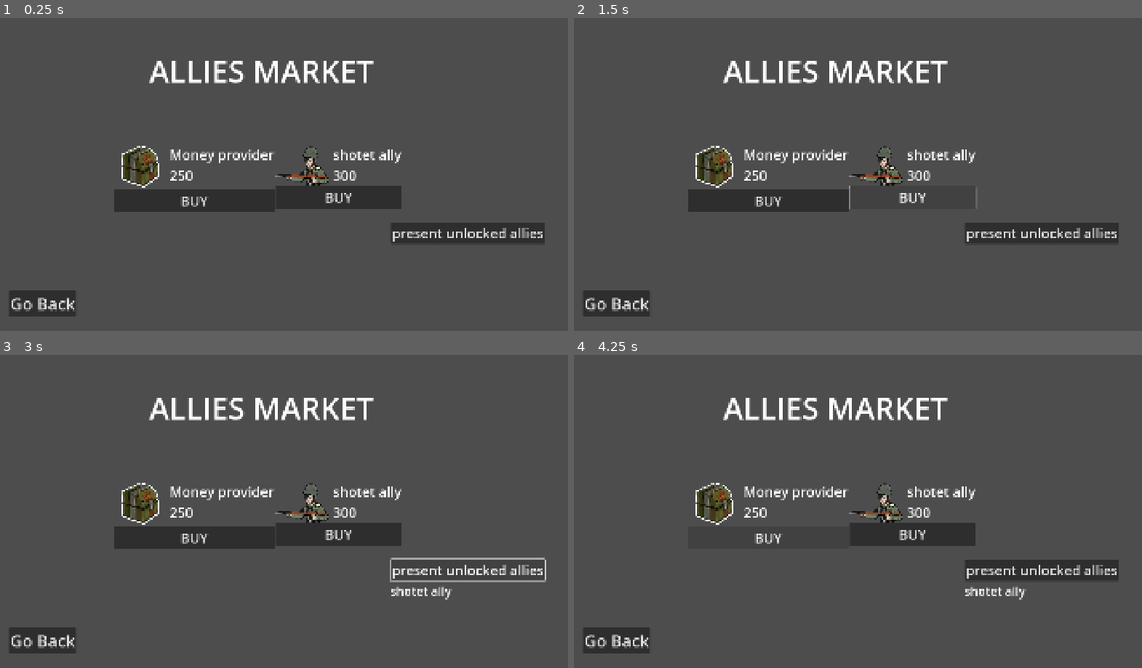
Above: before the commit, frames 1-4 (two rows, left to right).
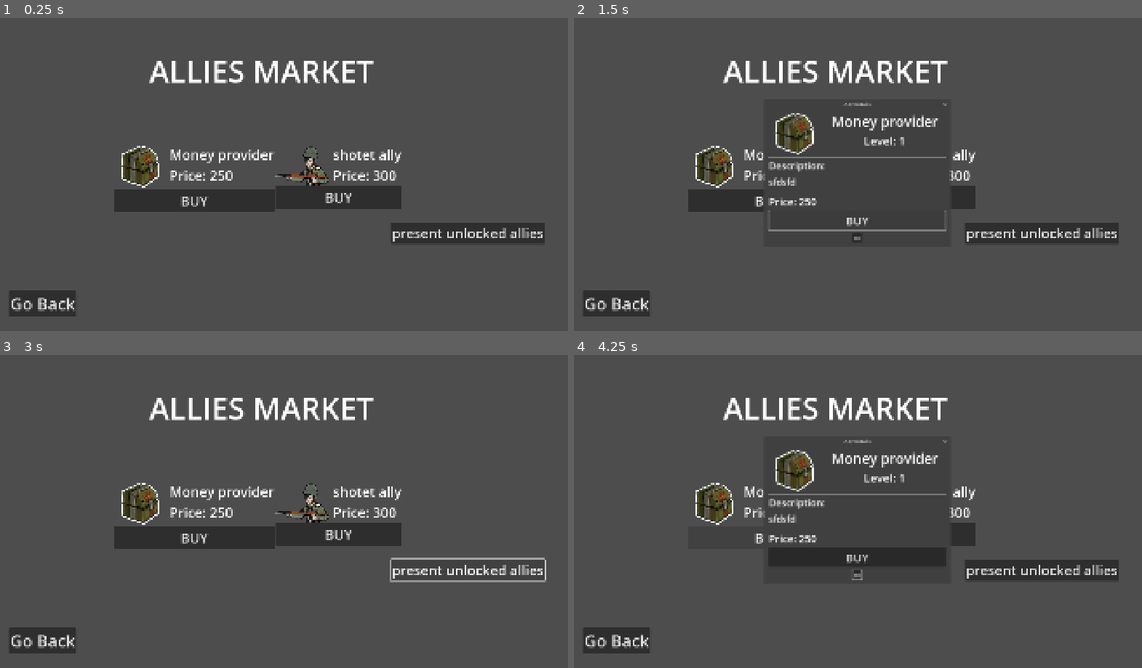
Above: after the commit, the same moments.

Repository: diablohumastudio/NvC-Data-Systems
Game: Godot game, scene res://screens/allies_market/allies_market.tscn
Two runs of this game, one before a commit and one after it. Both use one fixed random seed, a clock stepped at 60 frames per second and the inputs below. This scene is started directly instead of the project's main scene. The engine's default icon, where the game draws it, is replaced by a stand-in: a white triangle on a blue panel in a dark square.
Inputs (mouse positions are in pixels of both pictures, inside the frame that each line leads up to):
- Up to frame 1 (0.25 s): no input
- Up to frame 2 (1.5 s): click "BUY" at 0.5 s; click "BUY" at 1.25 s
- Up to frame 3 (3 s): click (284, 574) at 2 s, where only the run after the commit has a clickable "OK"; click "present unlocked allies" at 2.75 s
- Up to frame 4 (4.25 s): click "BUY" at 3.5 s

The runs differ from the first frame. In frame 1, 0.4% of the frame differs, in the area x 29-70%, y 48-52%; in frame 2, 3.0%; in frame 3, 0.6%; in frame 4, 4.6%, in the area x 29-80%, y 27-79%.
Error before the commit: Invalid access to property or key 'allies_inventory' on a base object of type 'Nil'. (res://data/allies/model/ally.gd:18)
Error after the commit: Invalid access to property or key 'allies_inventory' on a base object of type 'Nil'. (res://data/allies/model/ally.gd:19)

Commit message:
a popup implemented for unloking and upgreading allyes in allies market. claude.md created

Diff:
--- a/data/allies/model/ally.gd
+++ b/data/allies/model/ally.gd
@@ -8,6 +8,7 @@
 @export var description: String
 @export var thumbnail: Texture2D
 @export var price: int
+@export var upgrade_price: int = 100
 
 @export var ud_ally: UDAlly : set = _set_ud_ally
 
--- a/screens/allies_market/allies_market.gd
+++ b/screens/allies_market/allies_market.gd
@@ -9,7 +9,11 @@
 	for ally in allies:
 		var new_ally_presenter: MarketAllyPresenter = load("res://screens/allies_market/market_ally_presenter/market_ally_presenter.tscn").instantiate()
 		new_ally_presenter.ally = ally
+		new_ally_presenter.ally_details_requested.connect(_on_ally_details_requested)
 		%MAPContainer.add_child(new_ally_presenter)
+
+func _on_ally_details_requested(ally: Ally) -> void:
+	%AllyDetailsPopup.show_ally_details(ally)
 
 func _on_go_back_btn_pressed() -> void:
 	SMS.change_scene(GC.SCREENS_UIDS.MENU)
--- a/screens/allies_market/allies_market.tscn
+++ b/screens/allies_market/allies_market.tscn
@@ -1,8 +1,9 @@
-[gd_scene load_steps=4 format=3 uid="uid://d25cnc38vhdvn"]
+[gd_scene load_steps=5 format=3 uid="uid://d25cnc38vhdvn"]
 
 [ext_resource type="Script" uid="uid://cm6ttotc04vt3" path="res://screens/allies_market/allies_market.gd" id="1_fgbw5"]
 [ext_resource type="PackedScene" uid="uid://cn2bbomafg8ko" path="res://screens/allies_market/market_ally_presenter/market_ally_presenter.tscn" id="1_tbd4s"]
 [ext_resource type="Resource" uid="uid://dnxrv0styygjo" path="res://data/allies/data/money_provider.tres" id="2_c2b2q"]
+[ext_resource type="PackedScene" uid="uid://dlt8q7h5npwt5" path="res://screens/allies_market/ally_details_popup/ally_details_popup.tscn" id="3_popup"]
 
 [node name="AlliesMarket" type="Control"]
 layout_mode = 3
@@ -67,5 +68,8 @@
 layout_mode = 2
 theme_override_font_sizes/font_size = 40
 
+[node name="AllyDetailsPopup" parent="." instance=ExtResource("3_popup")]
+unique_name_in_owner = true
+
 [connection signal="pressed" from="GoBackBtn" to="." method="_on_go_back_btn_pressed"]
 [connection signal="pressed" from="VBoxContainer/PresentUnlockedAlliesButton" to="." method="_on_present_unlocked_allies_button_pressed"]
--- /dev/null
+++ b/screens/allies_market/ally_details_popup/ally_details_popup.gd
@@ -0,0 +1,58 @@
+class_name AllyDetailsPopup extends AcceptDialog
+
+var ally: Ally : set = _set_ally
+
+func _set_ally(new_value: Ally) -> void:
+	ally = new_value
+	if ally:
+		_update_visuals()
+
+func _update_visuals() -> void:
+	if !ally:
+		return
+
+	# Update basic info
+	%AllyName.text = ally.ally_name
+	%AllyDescription.text = ally.description
+	if ally.thumbnail:
+		%AllyThumbnail.texture = ally.thumbnail
+
+	# Update level info
+	%AllyLevel.text = "Level: " + str(ally.ud_ally.level)
+
+	# Update buttons based on ally state
+	_update_buttons()
+
+func _update_buttons() -> void:
+	if ally.ud_ally.locked:
+		# Ally is locked - show buy button
+		%BuyButton.visible = true
+		%UpgradeButton.visible = false
+		%PriceLabel.text = "Price: " + str(ally.price)
+	else:
+		# Ally is unlocked - show upgrade button
+		%BuyButton.visible = false
+		%UpgradeButton.visible = true
+
+		var current_level = ally.ud_ally.level
+		var next_level = current_level + 1
+		%UpgradeButton.text = "Upgrade from lvl " + str(current_level) + " to lvl " + str(next_level)
+		%PriceLabel.text = "Upgrade Price: " + str(ally.upgrade_price)
+
+func _on_buy_button_pressed() -> void:
+	if ally && ally.ud_ally.locked:
+		# Trigger buy action
+		ACS.set_action(Action.new(Action.TYPES.UNLOCK_ALLY, Action.PayUnlockAlly.new(ally.id)))
+		# Update visuals after purchase
+		_update_buttons()
+
+func _on_upgrade_button_pressed() -> void:
+	if ally && !ally.ud_ally.locked:
+		# Trigger upgrade action
+		ACS.set_action(Action.new(Action.TYPES.UPGRADE_ALLY, Action.PayUpgradeAlly.new(ally.id)))
+		# Update visuals after upgrade
+		_update_visuals()
+
+func show_ally_details(target_ally: Ally) -> void:
+	ally = target_ally
+	popup_centered()
--- /dev/null
+++ b/screens/allies_market/ally_details_popup/ally_details_popup.tscn
@@ -0,0 +1,99 @@
+[gd_scene load_steps=2 format=3 uid="uid://dlt8q7h5npwt5"]
+
+[ext_resource type="Script" uid="uid://tspoh88fcy14" path="res://screens/allies_market/ally_details_popup/ally_details_popup.gd" id="1_popup_script"]
+
+[node name="AllyDetailsPopup" type="AcceptDialog"]
+title = "Ally Details"
+initial_position = 1
+size = Vector2i(600, 500)
+script = ExtResource("1_popup_script")
+
+[node name="VBoxContainer" type="VBoxContainer" parent="."]
+anchors_preset = 15
+anchor_right = 1.0
+anchor_bottom = 1.0
+offset_left = 8.0
+offset_top = 8.0
+offset_right = -8.0
+offset_bottom = -49.0
+grow_horizontal = 2
+grow_vertical = 2
+
+[node name="HeaderContainer" type="HBoxContainer" parent="VBoxContainer"]
+layout_mode = 2
+
+[node name="AllyThumbnail" type="TextureRect" parent="VBoxContainer/HeaderContainer"]
+unique_name_in_owner = true
+custom_minimum_size = Vector2(120, 120)
+layout_mode = 2
+
+[node name="VBoxContainer" type="VBoxContainer" parent="VBoxContainer/HeaderContainer"]
+layout_mode = 2
+size_flags_horizontal = 3
+
+[node name="AllyName" type="Label" parent="VBoxContainer/HeaderContainer/VBoxContainer"]
+unique_name_in_owner = true
+layout_mode = 2
+theme_override_font_sizes/font_size = 46
+text = "Ally Name"
+horizontal_alignment = 1
+
+[node name="AllyLevel" type="Label" parent="VBoxContainer/HeaderContainer/VBoxContainer"]
+unique_name_in_owner = true
+layout_mode = 2
+theme_override_font_sizes/font_size = 38
+text = "Level: 1"
+horizontal_alignment = 1
+
+[node name="HSeparator" type="HSeparator" parent="VBoxContainer"]
+layout_mode = 2
+
+[node name="DescriptionContainer" type="VBoxContainer" parent="VBoxContainer"]
+layout_mode = 2
+size_flags_vertical = 3
+
+[node name="DescriptionLabel" type="Label" parent="VBoxContainer/DescriptionContainer"]
+layout_mode = 2
+theme_override_font_sizes/font_size = 32
+text = "Description:"
+
+[node name="AllyDescription" type="Label" parent="VBoxContainer/DescriptionContainer"]
+unique_name_in_owner = true
+layout_mode = 2
+size_flags_vertical = 3
+theme_override_font_sizes/font_size = 30
+text = "Ally description here..."
+vertical_alignment = 1
+autowrap_mode = 2
+
+[node name="HSeparator2" type="HSeparator" parent="VBoxContainer"]
+layout_mode = 2
+
+[node name="ActionsContainer" type="VBoxContainer" parent="VBoxContainer"]
+layout_mode = 2
+
+[node name="PriceContainer" type="HBoxContainer" parent="VBoxContainer/ActionsContainer"]
+layout_mode = 2
+
+[node name="PriceLabel" type="Label" parent="VBoxContainer/ActionsContainer/PriceContainer"]
+unique_name_in_owner = true
+layout_mode = 2
+size_flags_horizontal = 3
+theme_override_font_sizes/font_size = 34
+text = "Price: 500"
+
+[node name="BuyButton" type="Button" parent="VBoxContainer/ActionsContainer"]
+unique_name_in_owner = true
+layout_mode = 2
+theme_override_font_sizes/font_size = 38
+text = "BUY"
+
+[node name="UpgradeButton" type="Button" parent="VBoxContainer/ActionsContainer"]
+unique_name_in_owner = true
+visible = false
+layout_mode = 2
+theme_override_font_sizes/font_size = 38
+text = "Upgrade from lvl 1 to lvl 2"
+
+[connection signal="pressed" from="VBoxContainer/ActionsContainer/BuyButton" to="." method="_on_buy_button_pressed"]
+[connection signal="pressed" from="VBoxContainer/ActionsContainer/UpgradeButton" to="." method="_on_upgrade_button_pressed"]
--- a/screens/allies_market/market_ally_presenter/market_ally_presenter.gd
+++ b/screens/allies_market/market_ally_presenter/market_ally_presenter.gd
@@ -1,5 +1,7 @@
 @tool
 class_name MarketAllyPresenter extends VBoxContainer
+
+signal ally_details_requested(ally: Ally)
 
 @export var ally: Ally : set = _set_ally
 
@@ -11,10 +13,12 @@
 	if ally.thumbnail:
 		%AllyThumbnail.texture = ally.thumbnail
 	%AllyName.text = ally.ally_name
-	%AllyPrice.text = str(ally.price)
 	if ally.ud_ally.locked == false:
-		%AllyPrice.text = "ALREADY BUYED"
-		%BuyBtn.disabled = true
+		%AllyPrice.text = "OWNED - Level " + str(ally.ud_ally.level)
+		%DetailsBtn.text = "UPGRADE"
+	else:
+		%AllyPrice.text = "Price: " + str(ally.price)
+		%DetailsBtn.text = "BUY"
 
-func _on_buy_btn_pressed() -> void:
-	ACS.set_action(Action.new(Action.TYPES.UNLOCK_ALLY, Action.PayUnlockAlly.new(ally.id)))
+func _on_details_btn_pressed() -> void:
+	ally_details_requested.emit(ally)
--- a/screens/allies_market/market_ally_presenter/market_ally_presenter.tscn
+++ b/screens/allies_market/market_ally_presenter/market_ally_presenter.tscn
@@ -29,10 +29,10 @@
 theme_override_font_sizes/font_size = 45
 text = "500"
 
-[node name="BuyBtn" type="Button" parent="."]
+[node name="DetailsBtn" type="Button" parent="."]
 unique_name_in_owner = true
 layout_mode = 2
 theme_override_font_sizes/font_size = 45
-text = "BUY"
+text = "DETAILS"
 
-[connection signal="pressed" from="BuyBtn" to="." method="_on_buy_btn_pressed"]
+[connection signal="pressed" from="DetailsBtn" to="." method="_on_details_btn_pressed"]
Not shown, added: screens/allies_market/ally_details_popup/ally_details_popup.gd.uid
Not shown, added: CLAUDE.md
